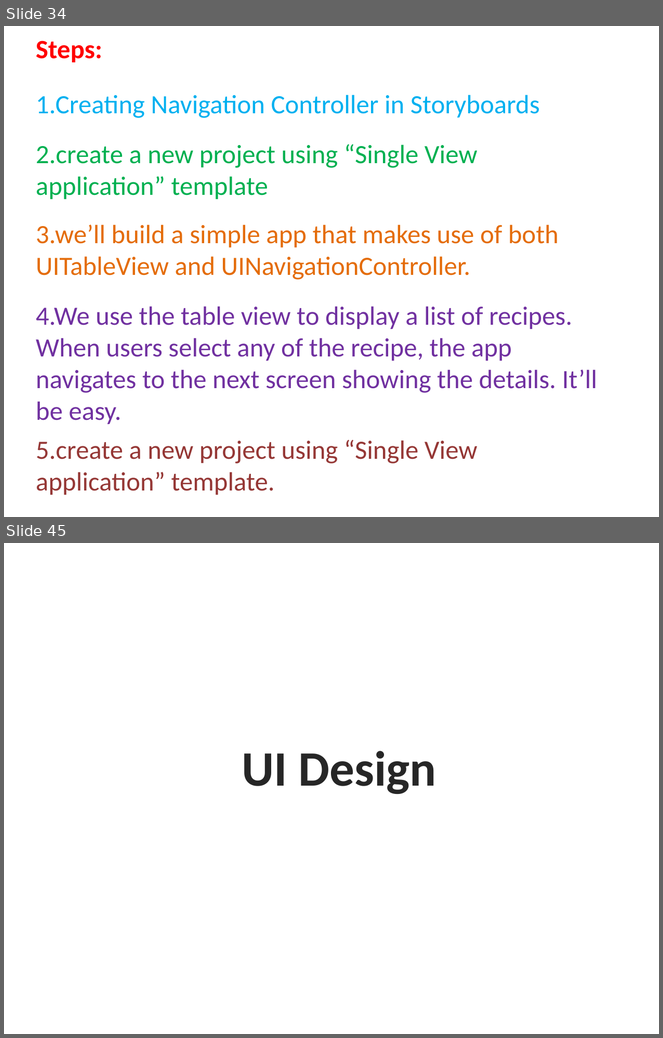
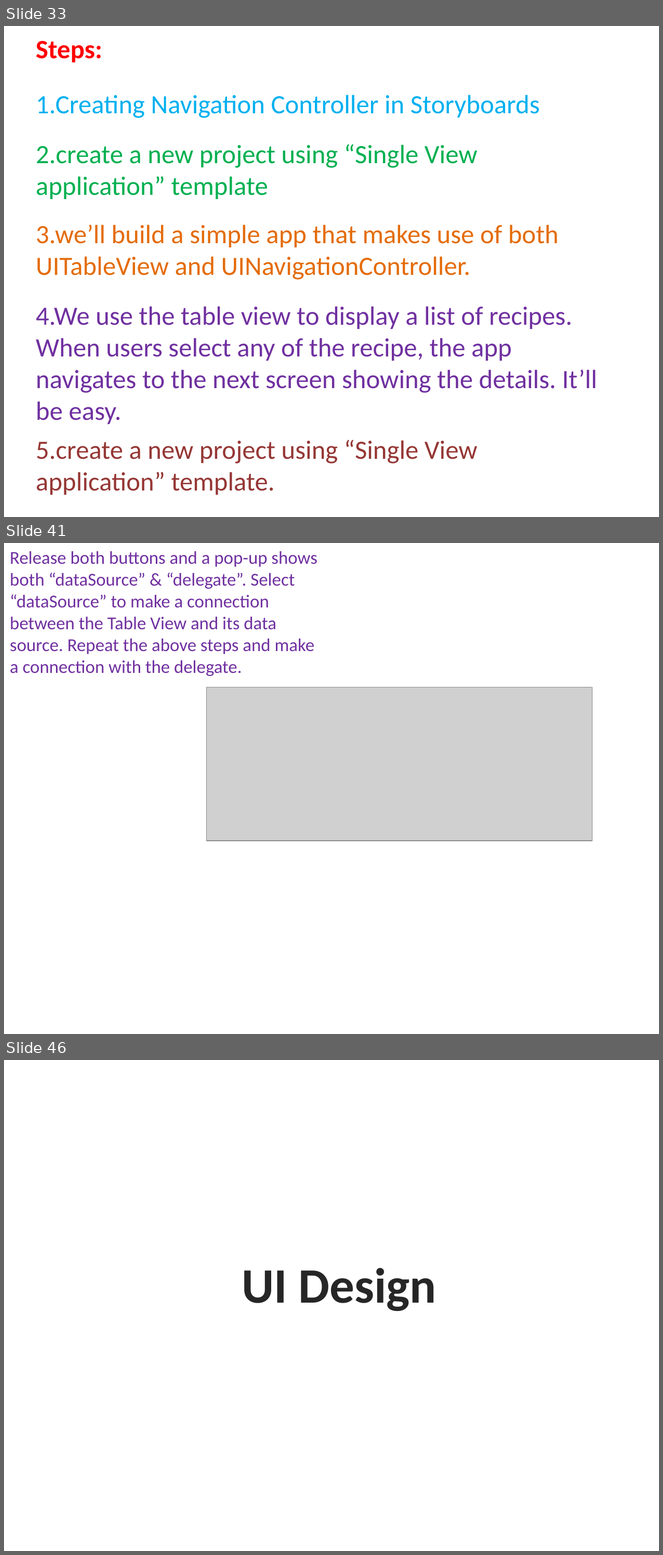
Before and after one commit to aminhngn/Course_Mobile_IOS, a slide deck: course/IOS_Module_02_ui_design.pptx. Shown one above the other, each under a label of ours: slides 34 and 45 before the commit, slides 33, 41 and 46 after it; the slides between them are not shown. The pictures are 663x1038 and 663x1555 pixels, drawn with LibreOffice and Linux fonts; fonts in the diff are those of the drawing; grey boxes stand for pictures. Boxes give left, top, right and bottom in pixels: in the first picture for what was removed or moved away, otherwise in the second. Text is boxed around its words. In the diff, an @@ line names an element or a change of style, - is before the commit and + after.

```diff
--- a/course/IOS_Module_02_ui_design.pptx
+++ b/course/IOS_Module_02_ui_design.pptx
@@ slide 41 added at [4, 543, 659, 1034], background #FFFFFF @@
@@ text added at [10, 551, 317, 676], 22 pt, text #7030A0 @@
+Release both buttons and a pop-up shows both “dataSource” & “delegate”. Select “dataSource” to make a connection between the Table View and its data source. Repeat the above steps and make a connection with the delegate.
@@ picture added at [207, 688, 593, 841] @@
@@ what was slide 34 is now slide 33 @@
@@ what was slide 45 is now slide 46 @@
```
Also in this commit, not shown: 19 slides changed, 6 other slides added, 6 slides removed.
